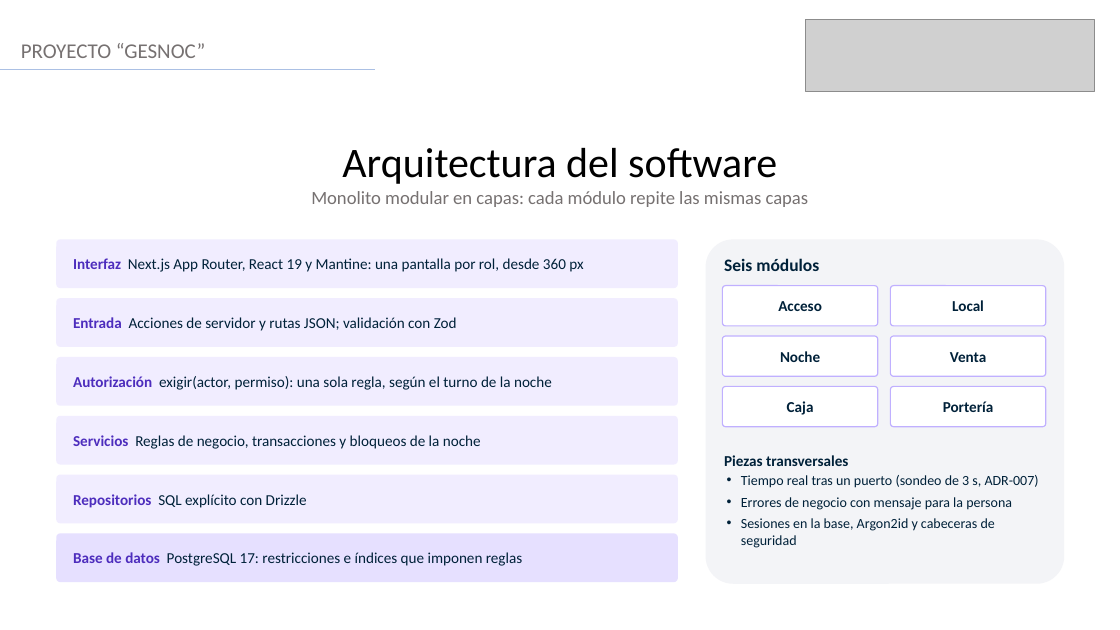
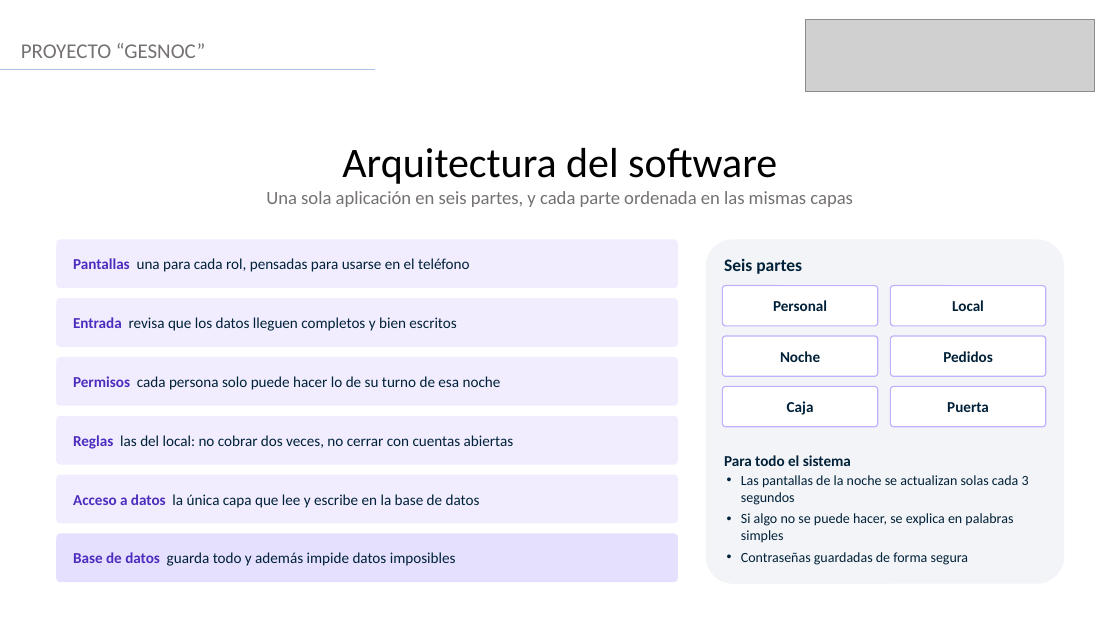
Before and after one commit to MiguelGaticaBestNick123/gesnoc, a slide deck: slide 8 of Fase 2/Evidencias proyecto/Presentación Proyecto.pptx. Drawn at 1120x630 pixels with LibreOffice and Linux fonts; fonts in the diff are those of the drawing; grey boxes stand for pictures. Boxes give left, top, right and bottom in pixels: in the first picture for what was removed or moved away, otherwise in the second. Text is boxed around its words. In the diff, an @@ line names an element or a change of style, - is before the commit and + after.

```diff
--- a/Fase 2/Evidencias proyecto/Presentación Proyecto.pptx
+++ b/Fase 2/Evidencias proyecto/Presentación Proyecto.pptx
@@ text at (x1=266, y1=191, x2=853, y2=207): text changed @@
-Monolito modular en capas: cada módulo repite las mismas capas
+Una sola aplicación en seis partes, y cada parte ordenada en las mismas capas
@@ text at (x1=73, y1=258, x2=470, y2=272): text changed @@
-Interfaz Next.js App Router, React 19 y Mantine: una pantalla por rol, desde 360 px
+Pantallas una para cada rol, pensadas para usarse en el teléfono
@@ text at (x1=724, y1=259, x2=802, y2=274): text changed @@
-Seis módulos
+Seis partes
@@ text at (x1=73, y1=317, x2=456, y2=331): text changed @@
-Entrada Acciones de servidor y rutas JSON; validación con Zod
+Entrada revisa que los datos lleguen completos y bien escritos
@@ text at (x1=773, y1=300, x2=827, y2=311): text changed @@
-Acceso
+Personal
@@ text at (x1=943, y1=351, x2=992, y2=362): text changed @@
-Venta
+Pedidos
@@ text at (x1=73, y1=376, x2=501, y2=390): text changed @@
-Autorización exigir(actor, permiso): una sola regla, según el turno de la noche
+Permisos cada persona solo puede hacer lo de su turno de esa noche
@@ text at (x1=947, y1=402, x2=989, y2=412): text changed @@
-Portería
+Puerta
@@ text at (x1=73, y1=435, x2=514, y2=449): text changed @@
-Servicios Reglas de negocio, transacciones y bloqueos de la noche
+Reglas las del local: no cobrar dos veces, no cerrar con cuentas abiertas
@@ text at (x1=724, y1=455, x2=1029, y2=565): text changed @@
-Piezas transversales
-• Tiempo real tras un puerto (sondeo de 3 s, ADR-007)
-• Errores de negocio con mensaje para la persona
-• Sesiones en la base, Argon2id y cabeceras de seguridad
+Para todo el sistema
+• Las pantallas de la noche se actualizan solas cada 3 segundos
+• Si algo no se puede hacer, se explica en palabras simples
+• Contraseñas guardadas de forma segura
@@ text at (x1=73, y1=494, x2=480, y2=508): text changed @@
-Repositorios SQL explícito con Drizzle
+Acceso a datos la única capa que lee y escribe en la base de datos
@@ text at (x1=73, y1=552, x2=456, y2=566): text changed @@
-Base de datos PostgreSQL 17: restricciones e índices que imponen reglas
+Base de datos guarda todo y además impide datos imposibles
```
Also in this commit, not shown: 13 other slides changed.
